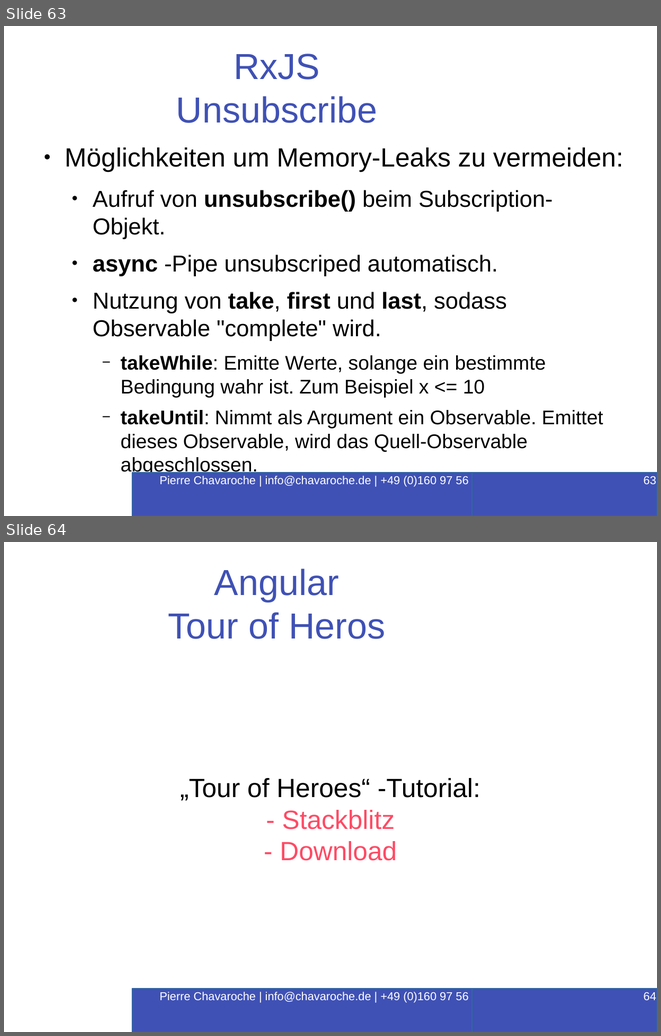
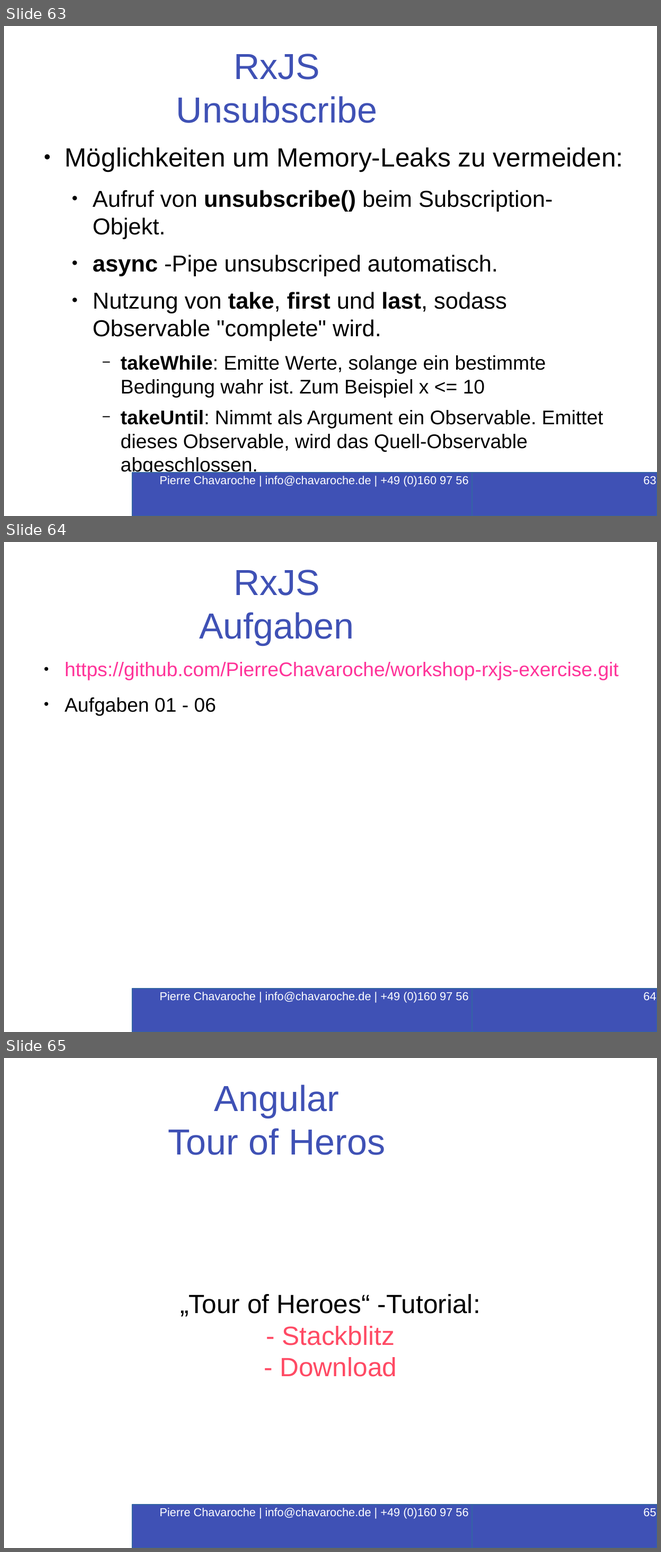
Before and after one commit to PierreChavaroche/workshop-presentation, a slide deck: Angular-RxJS.odp. Shown one above the other, each under a label of ours: slides 63 and 64 before the commit, slides 63, 64 and 65 after it. The pictures are 661x1036 and 661x1552 pixels, drawn with LibreOffice and Linux fonts; fonts in the diff are those of the drawing; background and template pictures are left out. Boxes give left, top, right and bottom in pixels: in the first picture for what was removed or moved away, otherwise in the second. Text is boxed around its words. In the diff, an @@ line names an element or a change of style, - is before the commit and + after.

Commit message:
Updated

```diff
--- a/Angular-RxJS.odp
+++ b/Angular-RxJS.odp
@@ slide 64 added at (4, 542, 657, 1032), background #FFFFFF @@
@@ title added at (199, 570, 354, 645), 44 pt, text #3F51B5 @@
+RxJS
+Aufgaben
@@ text added at (64, 662, 618, 715), 24 pt, text #FF3399 @@
+● https://github.com/PierreChavaroche/workshop-rxjs-exercise.git
+● Aufgaben 01 - 06
@@ rectangle added at (133, 988, 529, 1032), fill #3F51B5, outline #3465A4 1.5 pt, 14 pt, text #FFFFFF @@
+Pierre Chavaroche | info@chavaroche.de | +49 (0)160 97 56 16 87
@@ page number added at (472, 988, 657, 1032), fill #3F51B5, outline #3465A4 1.5 pt, 14 pt, text #FFFFFF @@
+64
@@ what was slide 64 is now slide 65 @@
@@ page number at (643, 1508, 656, 1516): text changed @@
-64
+65
```
